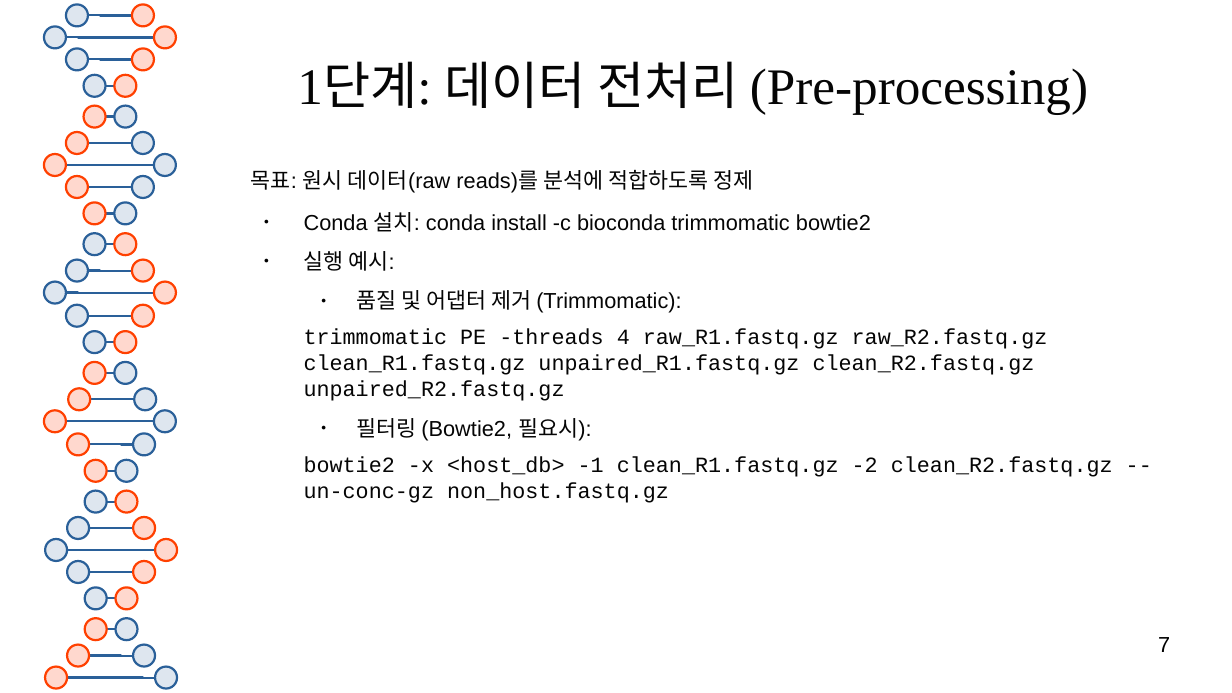
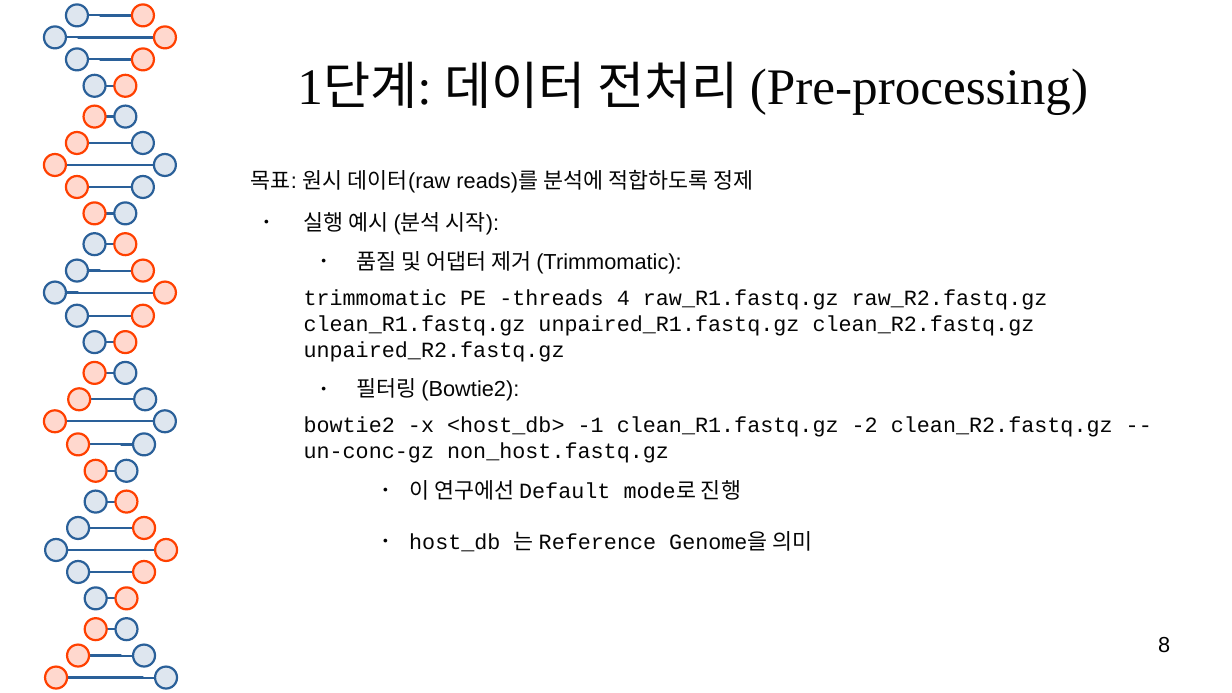
Before and after one commit to SHINKHO/bioinformatics_phase, a slide deck: slide 8 of docs/케이스 스터디-ARG.odp (slide 7 before the commit). Drawn at 1232x693 pixels with LibreOffice and Linux fonts; fonts in the diff are those of the drawing. Boxes give left, top, right and bottom in pixels: in the first picture for what was removed or moved away, otherwise in the second. Text is boxed around its words. In the diff, an @@ line names an element or a change of style, - is before the commit and + after.

```diff
--- a/docs/케이스 스터디-ARG.odp
+++ b/docs/케이스 스터디-ARG.odp
@@ text at (x1=304, y1=212, x2=499, y2=235): text changed @@
-  ● Conda 설치: conda install -c bioconda trimmomatic bowtie2
-  ● 실행 예시:
+  ● 실행 예시 (분석 시작):
@@ text at (x1=356, y1=378, x2=519, y2=401): text changed @@
-    ● 필터링 (Bowtie2, 필요시):
+    ● 필터링 (Bowtie2):
@@ text at (x1=409, y1=480, x2=813, y2=552): paragraphs added @@
+      ● 이 연구에선 Default mode로 진행
+      ● host_db 는 Reference Genome을 의미
@@ page number at (x1=1158, y1=637, x2=1170, y2=653): text changed @@
-7
+8
```
Also in this commit, not shown: 2 other slides changed, 1 slide added, 1 other file.
